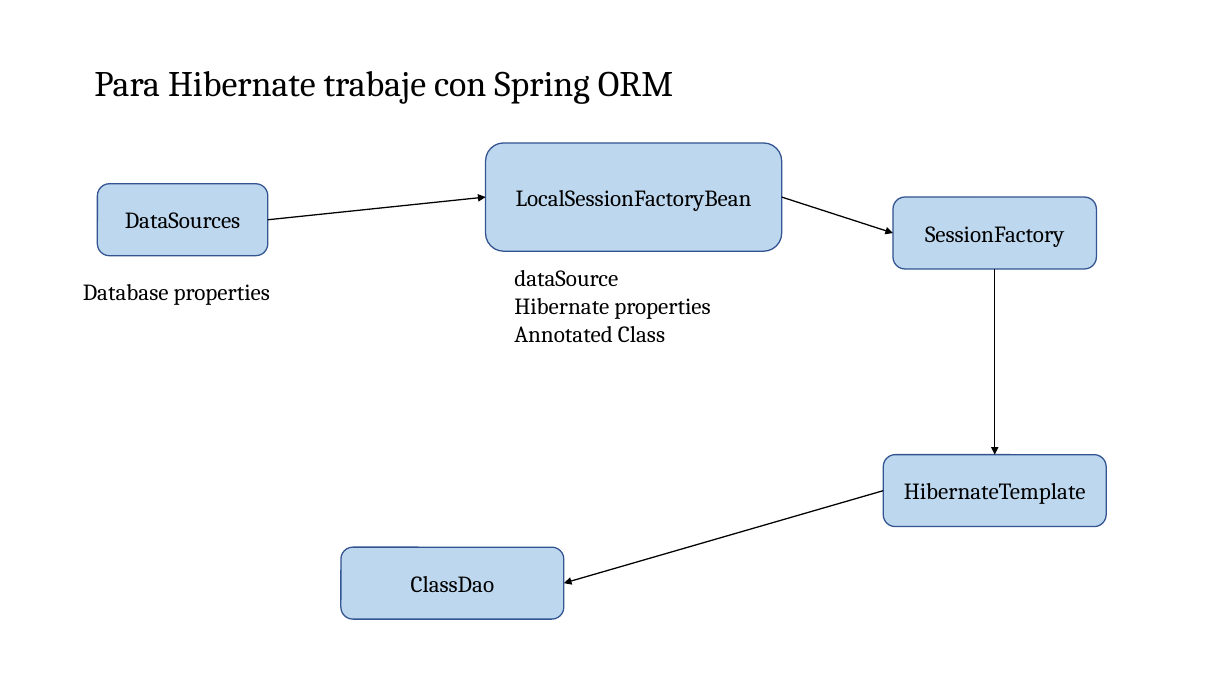
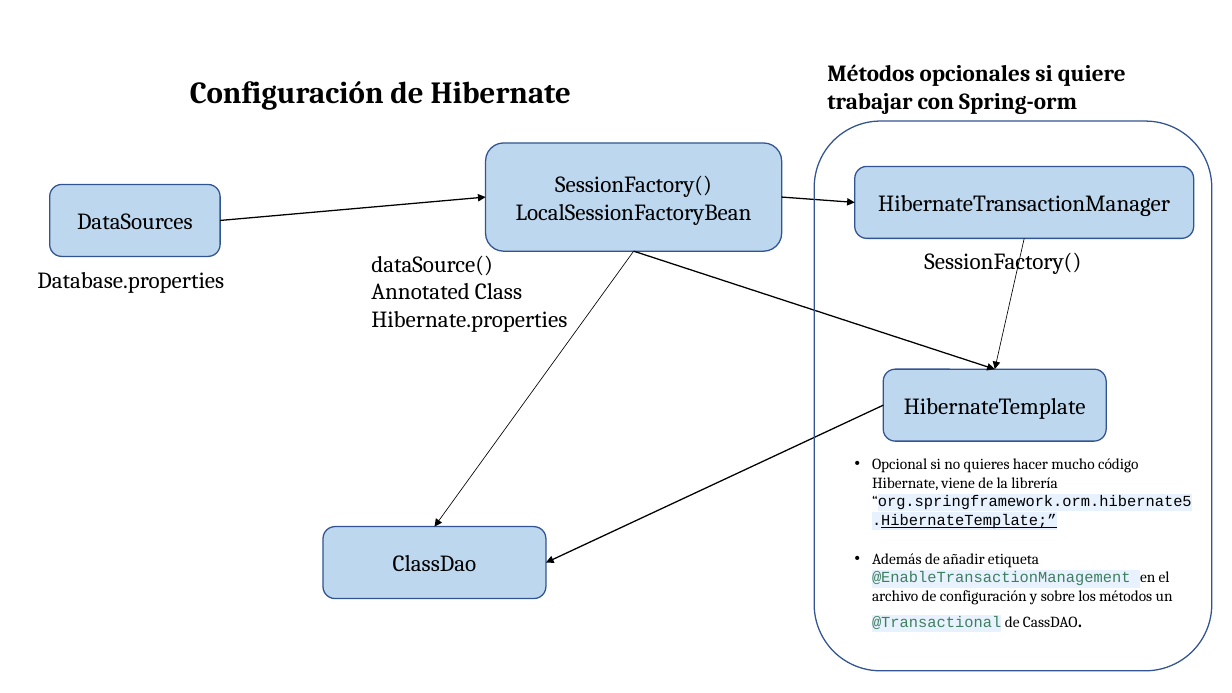
Before and after one commit to soycperez/persistencia-spring-framework, a slide deck: slide 15 of Persistencia con JDBC.pptx. Drawn at 1232x693 pixels with LibreOffice and Linux fonts; fonts in the diff are those of the drawing; background and template pictures are left out. Boxes give left, top, right and bottom in pixels: in the first picture for what was removed or moved away, otherwise in the second. Text is boxed around its words. In the diff, an @@ line names an element or a change of style, - is before the commit and + after.

Commit message:
Modificacion teorica sobre clases Hibernate

```diff
--- a/Persistencia con JDBC.pptx
+++ b/Persistencia con JDBC.pptx
@@ title at (190,81,571,110): text changed; size 28 to 24 pt; bold on @@
-Para Hibernate trabaje con Spring ORM
+Configuración de Hibernate
@@ text added at (827,64,1126,114), 18 pt, text #000000, bold @@
+Métodos opcionales si quiere trabajar con Spring-orm
@@ rounded rectangle added at (814,121,1212,671), outline #325491 1 pt @@
@@ text in rounded rectangle at (555,176,712,197): paragraph added @@
+SessionFactory()
@@ rounded rectangle added at (855,166,1194,238), fill #BDD7EE, outline #325491 1 pt, 18 pt, text #000000 @@
+HibernateTransactionManager
@@ rounded rectangle "DataSources": place and size @@
-rounded rectangle "DataSources" at (97,184,267,256)
+rounded rectangle "DataSources" at (50,185,220,257)
@@ arrow moved from (268, 220) - (486, 197) to (220, 221) - (486, 197) @@
@@ arrow moved from (782, 197) - (894, 233) to (782, 197) - (855, 202) @@
@@ arrow added from (1024, 238) to (995, 370), #000000 0.5 pt @@
@@ text "dataSource()": place and size @@
-text "dataSource()" at (514,270,710,343)
+text "dataSource()" at (371,255,567,332)
@@ text at (371,255,493,275): text changed @@
-dataSource
-Hibernate properties
+dataSource()
@@ arrow added from (634, 251) to (434, 527), #000000 0.5 pt @@
@@ arrow moved from (995, 269) - (995, 455) to (634, 251) - (995, 370) @@
@@ text "SessionFactory()": place and size @@
-text "SessionFactory()" at (894,197,1097,269)
+text "SessionFactory()" at (924,248,1081,274)
@@ text "SessionFactory()" at (924,248,1081,274): vertical alignment middle to top; fill #BDD7EE to none; outline #325491 1 pt to none @@
@@ text at (924,248,1081,274): text changed @@
-SessionFactory
+SessionFactory()
@@ text at (37,272,224,293): text changed @@
-Database properties
+Database.properties
@@ text at (371,311,567,332): paragraph added @@
+Hibernate.properties
@@ rounded rectangle "HibernateTemplate": place and size @@
-rounded rectangle "HibernateTemplate" at (884,455,1106,527)
+rounded rectangle "HibernateTemplate" at (884,370,1106,442)
@@ arrow moved from (884, 491) - (564, 583) to (884, 406) - (546, 563) @@
@@ text added at (872,458,1192,528), 12 pt, text #000000 @@
+• Opcional si no quieres hacer mucho código Hibernate, viene de la librería “org.springframework.orm.hibernate5.HibernateTemplate;”
@@ rounded rectangle "ClassDao": place and size @@
-rounded rectangle "ClassDao" at (341,547,564,619)
+rounded rectangle "ClassDao" at (323,527,546,599)
@@ text added at (872,553,1173,629), 12 pt, text #000000 @@
+• Además de añadir etiqueta @EnableTransactionManagement en el archivo de configuración y sobre los métodos un @Transactional de CassDAO.
```
Also in this commit, not shown: 4 slides added.
